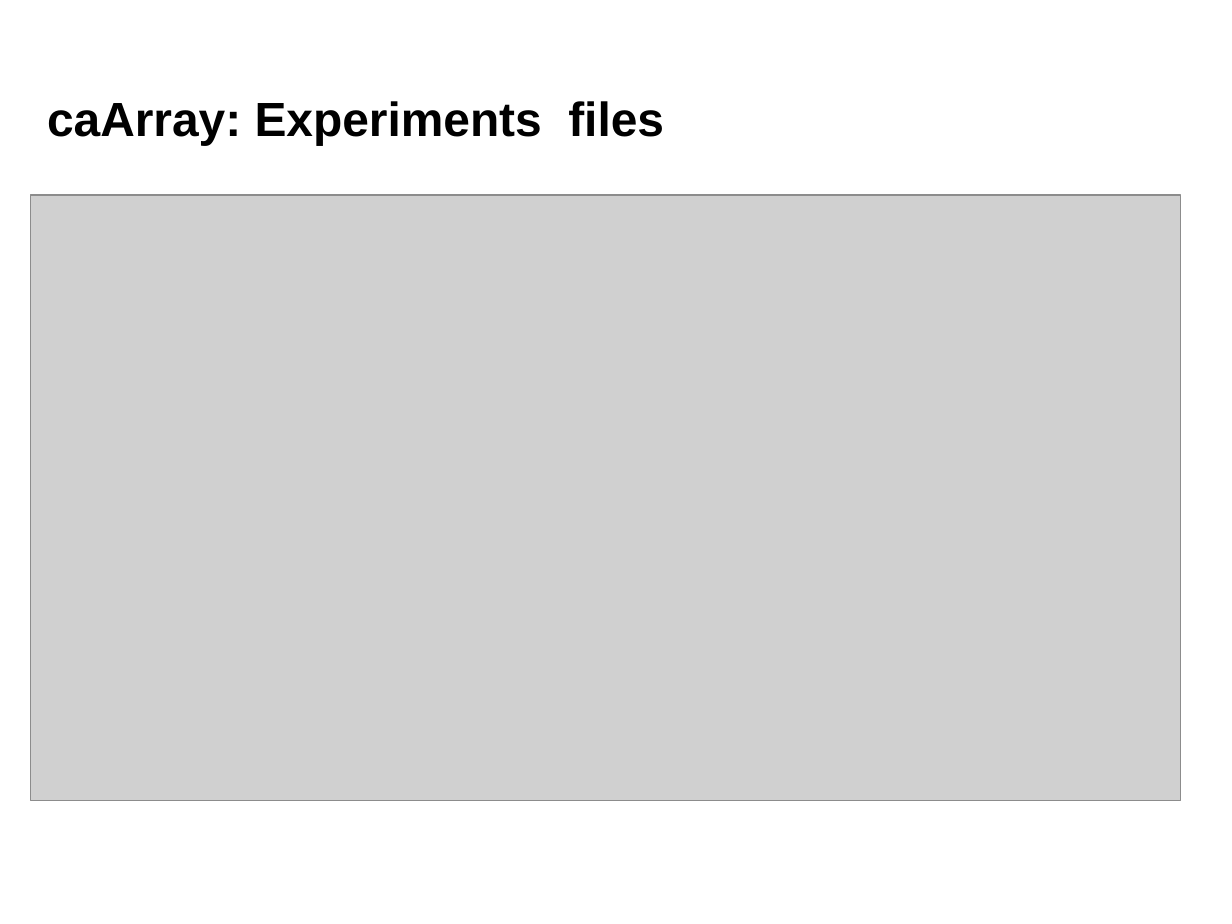
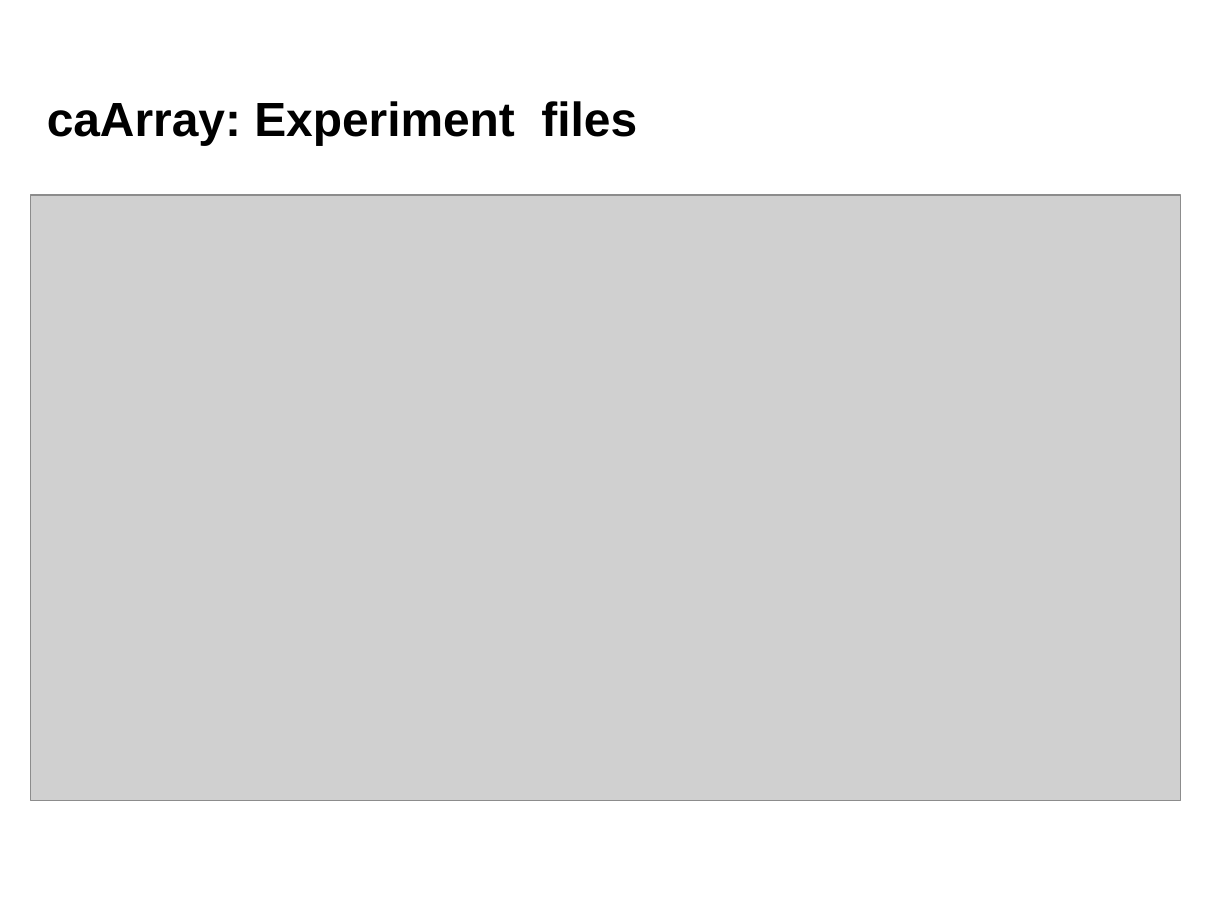
Before and after one commit to NCIP/caarray-docs, a slide deck: slide 16 of project_management/open_meetings/UAMS ICR presentation 11 4 09.ppt. Drawn at 1232x924 pixels with LibreOffice and Linux fonts; fonts in the diff are those of the drawing; grey boxes stand for pictures; background and template pictures are left out. Boxes give left, top, right and bottom in pixels: in the first picture for what was removed or moved away, otherwise in the second. Text is boxed around its words. In the diff, an @@ line names an element or a change of style, - is before the commit and + after.

```diff
--- a/project_management/open_meetings/UAMS ICR presentation 11 4 09.ppt
+++ b/project_management/open_meetings/UAMS ICR presentation 11 4 09.ppt
@@ text at (47, 101, 637, 145): text changed @@
-caArray: Experiments files
+caArray: Experiment files
```
Also in this commit, not shown: 7 other slides changed, 2 slides added, 2 slides removed.
